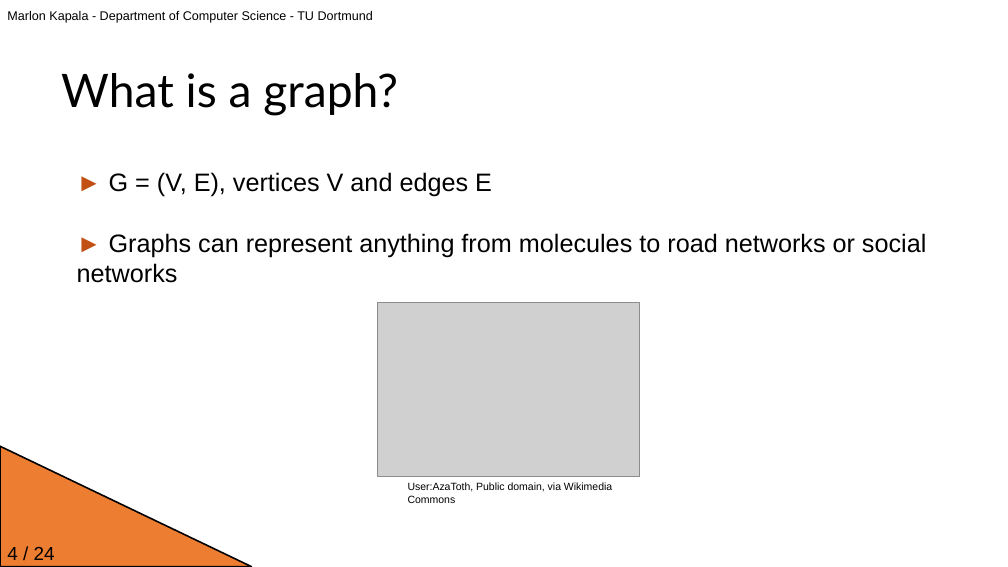
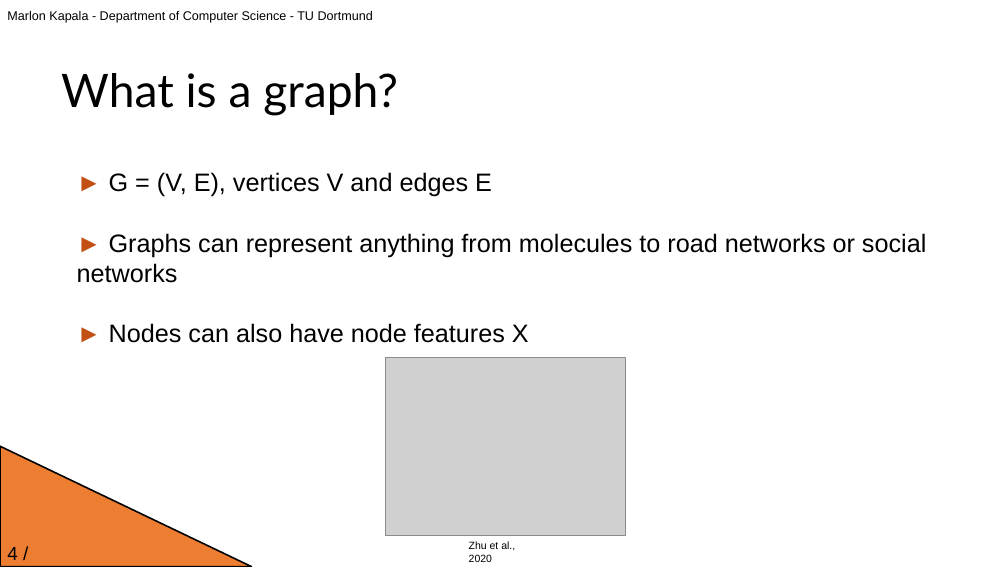
Before and after one commit to JavaLangMarlon/ddm-proseminar-tu-dortmund, a slide deck: slide 4 of presentation.pptx. Drawn at 1008x567 pixels with LibreOffice and Linux fonts; fonts in the diff are those of the drawing; grey boxes stand for pictures; background and template pictures are left out. Boxes give left, top, right and bottom in pixels: in the first picture for what was removed or moved away, otherwise in the second. Text is boxed around its words. In the diff, an @@ line names an element or a change of style, - is before the commit and + after.

```diff
--- a/presentation.pptx
+++ b/presentation.pptx
@@ text at bbox=[109, 323, 529, 343]: paragraph added @@
+► Nodes can also have node features X
@@ picture removed at bbox=[377, 302, 640, 476] @@
@@ picture added at bbox=[385, 357, 625, 535] @@
@@ text removed at bbox=[408, 482, 612, 503] @@
-User:AzaToth, Public domain, via Wikimedia Commons
@@ text added at bbox=[469, 541, 515, 562], 10 pt, text #000000 @@
+Zhu et al., 2020
```
Also in this commit, not shown: 23 other slides changed, 1 slide added, 1 other file.
